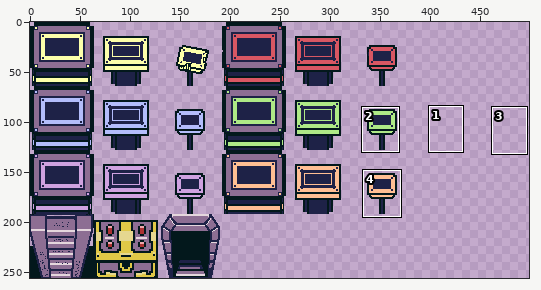
Sprite sheet: zamburgers/assets/images/tile-pholders.png. Above, an overview of the earlier version with the close-up marked.
Close-up. As it was:
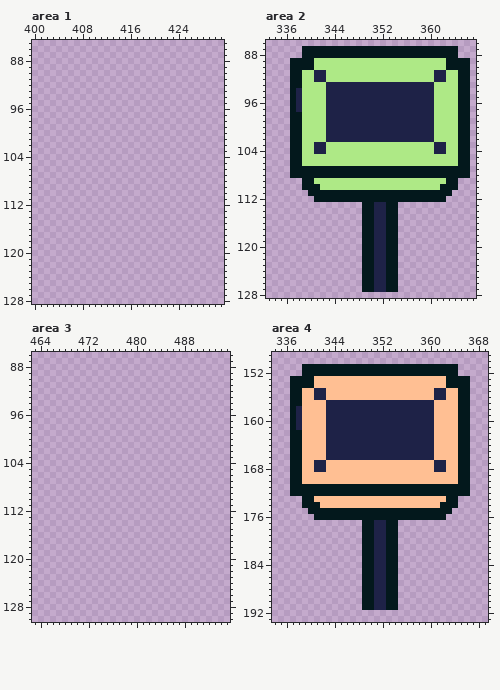
The file is 512x256 pixels. Shown: area 1: x 400..431, y 85..128; area 2: x 333..367, y 86..128; area 3: x 463..495, y 86..130; area 4: x 334..369, y 149..193. The wide view leaves out empty margins. The commit also changed other parts of the picture, which this record leaves out.
After the commit:
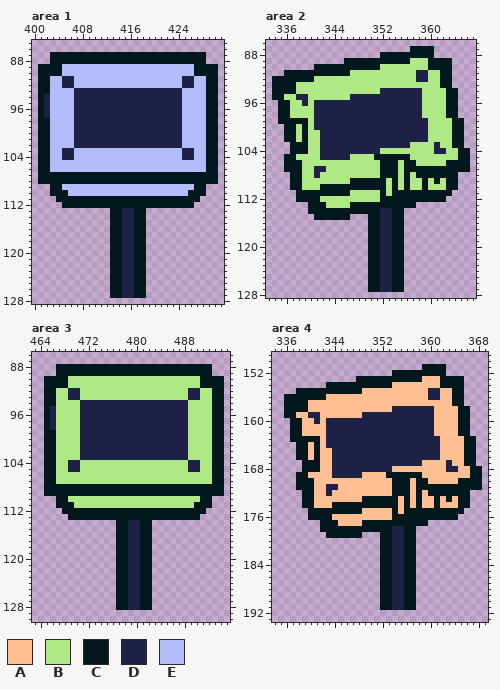
Palette (. is transparent): A #ffbf93  B #aee986  C #03181c  D #1e2247  E #b3bdfb
The exact change:
Changed rows in their new state; - is an unchanged pixel.
Area 1:
first column x 401:
 87 --CCCCCCCCCCCCCCCCCCCCCCCCCC--
 88 --CCCCCCCCCCCCCCCCCCCCCCCCCC--
 89 CCCCEEEEEEEEEEEEEEEEEEEEEECCCC
 90 CCCCEEEEEEEEEEEEEEEEEEEEEECCCC
 91 CCEEDDEEEEEEEEEEEEEEEEEEDDEECC
 92 CCEEDDEEEEEEEEEEEEEEEEEEDDEECC
 93 CCEEEEDDDDDDDDDDDDDDDDDDEEEECC
 94 CDEEEEDDDDDDDDDDDDDDDDDDEEEECC
 95 CDEEEEDDDDDDDDDDDDDDDDDDEEEECC
 96 CDEEEEDDDDDDDDDDDDDDDDDDEEEECC
 97 CDEEEEDDDDDDDDDDDDDDDDDDEEEECC
 98 CCEEEEDDDDDDDDDDDDDDDDDDEEEECC
 99 CCEEEEDDDDDDDDDDDDDDDDDDEEEECC
100 CCEEEEDDDDDDDDDDDDDDDDDDEEEECC
101 CCEEEEDDDDDDDDDDDDDDDDDDEEEECC
102 CCEEEEDDDDDDDDDDDDDDDDDDEEEECC
103 CCEEDDEEEEEEEEEEEEEEEEEEDDEECC
104 CCEEDDEEEEEEEEEEEEEEEEEEDDEECC
105 CCEEEEEEEEEEEEEEEEEEEEEEEEEECC
106 CCEEEEEEEEEEEEEEEEEEEEEEEEEECC
107 CCCCCCCCCCCCCCCCCCCCCCCCCCCCCC
108 CCCCCCCCCCCCCCCCCCCCCCCCCCCCCC
109 --CCEEEEEEEEEEEEEEEEEEEEEECC--
110 --CCCEEEEEEEEEEEEEEEEEEEECCC--
111 ---CCCCCCCCCCCCCCCCCCCCCCCC---
112 ----CCCCCCCCCCCCCCCCCCCCCC----
113 ------------CCDDCC------------
114 ------------CCDDCC------------
115 ------------CCDDCC------------
116 ------------CCDDCC------------
117 ------------CCDDCC------------
118 ------------CCDDCC------------
119 ------------CCDDCC------------
120 ------------CCDDCC------------
121 ------------CCDDCC------------
122 ------------CCDDCC------------
123 ------------CCDDCC------------
124 ------------CCDDCC------------
125 ------------CCDDCC------------
126 ------------CCDDCC------------
127 ------------CCDDCC------------
Area 2:
first column x 334:
 87 -----..................----....--
 88 -----.............---------....--
 89 ---.........CCCCCCCCCCC---CCC-...
 90 ---....CCCCCCCCCCC--------CCC-...
 91 --C--CCCCCCCC-----------DD-BCC...
 92 CCC--CCBB---------------DD-BCC...
 93 CCC-B----BBBBBBBBBBBBBBBBBB-CC...
 94 CCC-B----BBBBBBBBB-------BB--CC..
 95 CCBB-D---BBBB------------BB--CC..
 96 -CCBBD-DD----------------BB--CC..
 97 -CCBB--DD----------------BB--CC..
 98 -CCBB--DD----------------BB--CC..
 99 -CC--C-DD-----------------B---C-.
100 --C-BC-DD-----------------B---C-.
101 --C-BC--D-----------------B---C-.
102 --C-BC--D-----------------B---C-.
103 -----C-B-DDDDDDDDDDDDDD-----B-C-.
104 -----C-B-DDDDDDDDD---------------
105 --C-B---DDDDD----CCCCCC----------
106 --C---------------CCC-CC-----CC--
107 --C--BBDDBBBBBBBBB---B-----------
108 -----BBDBBBBBBBBBB---B-B-------..
109 ---CCBB------CCCCCC-C-C--C-C-----
110 ---CCBBBCCCCCCCCCCC-C-C--C--B----
111 ----CC-------BBBBB-B-------------
112 ----CCC-BBBBBBBBBB---------------
113 ------CCCBBBBCC--CC--CCC---------
114 ------CCCCCCCCC--C-D-C-----------
115 -------CCCCCC--.-C-D-C-----------
116 ---------------.-C-D-C-----------
117 ---------------.-C-D-C-----------
118 ---------------.-C-D-C-----------
119 ---------------.-C-D-C-----------
120 ---------------.-C-D-C-----------
121 ---------------.-C-D-C-----------
122 ---------------.-C-D-C-----------
123 ---------------.-C-D-C-----------
124 ---------------.-C-D-C-----------
125 ---------------.-C-D-C-----------
126 ---------------.-C-D-C-----------
127 ---------------.-C-D-C-----------
Area 3:
first column x 465:
 88 --CCCCCCCCCCCCCCCCCCCCCCCCCC--
 89 --CCCCCCCCCCCCCCCCCCCCCCCCCC--
 90 CCCCBBBBBBBBBBBBBBBBBBBBBBCCCC
 91 CCCCBBBBBBBBBBBBBBBBBBBBBBCCCC
 92 CCBBDDBBBBBBBBBBBBBBBBBBDDBBCC
 93 CCBBDDBBBBBBBBBBBBBBBBBBDDBBCC
 94 CCBBBBDDDDDDDDDDDDDDDDDDBBBBCC
 95 CDBBBBDDDDDDDDDDDDDDDDDDBBBBCC
 96 CDBBBBDDDDDDDDDDDDDDDDDDBBBBCC
 97 CDBBBBDDDDDDDDDDDDDDDDDDBBBBCC
 98 CDBBBBDDDDDDDDDDDDDDDDDDBBBBCC
 99 CCBBBBDDDDDDDDDDDDDDDDDDBBBBCC
100 CCBBBBDDDDDDDDDDDDDDDDDDBBBBCC
101 CCBBBBDDDDDDDDDDDDDDDDDDBBBBCC
102 CCBBBBDDDDDDDDDDDDDDDDDDBBBBCC
103 CCBBBBDDDDDDDDDDDDDDDDDDBBBBCC
104 CCBBDDBBBBBBBBBBBBBBBBBBDDBBCC
105 CCBBDDBBBBBBBBBBBBBBBBBBDDBBCC
106 CCBBBBBBBBBBBBBBBBBBBBBBBBBBCC
107 CCBBBBBBBBBBBBBBBBBBBBBBBBBBCC
108 CCCCCCCCCCCCCCCCCCCCCCCCCCCCCC
109 CCCCCCCCCCCCCCCCCCCCCCCCCCCCCC
110 --CCBBBBBBBBBBBBBBBBBBBBBBCC--
111 --CCCBBBBBBBBBBBBBBBBBBBBCCC--
112 ---CCCCCCCCCCCCCCCCCCCCCCCC---
113 ----CCCCCCCCCCCCCCCCCCCCCC----
114 ------------CCDDCC------------
115 ------------CCDDCC------------
116 ------------CCDDCC------------
117 ------------CCDDCC------------
118 ------------CCDDCC------------
119 ------------CCDDCC------------
120 ------------CCDDCC------------
121 ------------CCDDCC------------
122 ------------CCDDCC------------
123 ------------CCDDCC------------
124 ------------CCDDCC------------
125 ------------CCDDCC------------
126 ------------CCDDCC------------
127 ------------CCDDCC------------
128 ------------CCDDCC------------
Area 4:
first column x 336:
151 ---....................----..----
152 ---...............---------..----
153 -...........CCCCCCCCCCC---C---.--
154 -......CCCCCCCCCCC--------C---.--
155 -.-CCCCCCCCCC-----------D-A-C-.--
156 C--CCCC-----------------D-A-C-.--
157 C--C---AAAAAAAAAAAAAAAAAA---C-.--
158 C-CC---AAAAAAAAAAA---------------
159 C-A-DD-AAAAAA--------------------
160 --C--D---------------------------
161 --C------------------------------
163 ---CCC-------------------D---A-C-
164 -.-C-C-------------------D---A-C-
165 -.-C-C-A-----------------D---A-C-
166 -.-C-C-A-----------------D---A-C-
167 -..CCCA-DDDDDDDDDDDDDDD--AAD-A-C-
168 -..CCCA-DDDDDDDDDD-------AADDAACC
169 -.-C----DDDDD----CCCCCC------AACC
170 -.-CC-------------CCC-CC-------CC
171 -.---AADDAAAAAAAAA---A---------CC
172 -..--AADAAAAAAAAAA---A-A---------
173 -------------CCCCCC-C-C--C--ACC--
174 -----A--CCCCCCCCCCC-C-C--CAAACC--
175 -------------AAAAA-A--------CC---
176 ----C---AAAAAAAAAA---------CC----
177 ------CCCAAAA--CC--CCCCC---------
178 ------CCCCCCC--CC-DDCC-----------
179 -------CCCCCC...C-DDCC-----------
180 -------------...C-DDCC-----------
181 -------------...C-DDCC-----------
182 -------------...C-DDCC-----------
183 -------------...C-DDCC-----------
184 -------------...C-DDCC-----------
185 -------------...C-DDCC-----------
186 -------------...C-DDCC-----------
187 -------------...C-DDCC-----------
188 -------------...C-DDCC-----------
189 -------------...C-DDCC-----------
190 -------------...C-DDCC-----------
191 -------------...C-DDCC-----------
